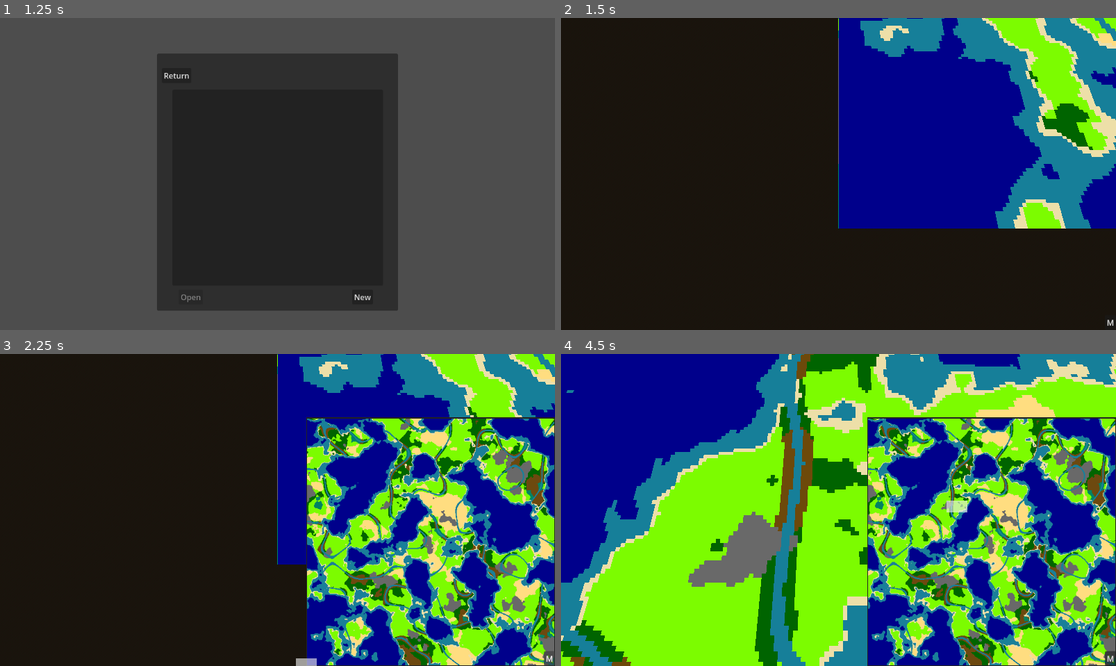
Above: before the commit, frames 1-4 (two rows, left to right).
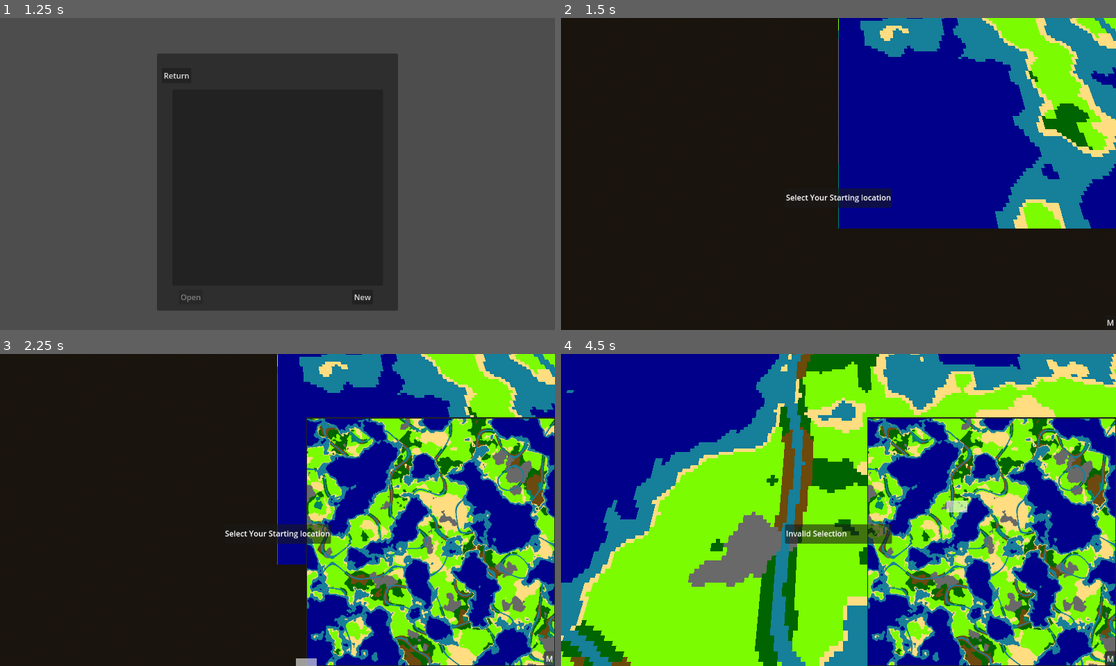
Above: after the commit, the same moments.

Repository: Bonono63/Grand-Strategy-Prototype-II
Game: Godot game, scene res://Menus/main_menu.tscn
Two runs of this game, one before a commit and one after it. Both use one fixed random seed, a clock stepped at 60 frames per second and the inputs below.
Inputs (mouse positions are in pixels of both pictures, inside the frame that each line leads up to):
- Up to frame 1 (1.25 s): click "Singleplayer" at 0.5 s
- Up to frame 2 (1.5 s): click "New" at 1.25 s
- Up to frame 3 (2.25 s): click "M" at 2 s
- Up to frame 4 (4.5 s): click "M" at 2.75 s; click "M" at 3.5 s; tap Enter at 4.25 s; drag from (993, 541) to (894, 441) at 4.27 s

Frame 1 is identical in both runs. In frame 2, 2.5% of the frame differs, in the area x 40-100%, y 0-68%; in frame 3, 2.6%; in frame 4, 5.5%, in the area x 0-100%, y 0-100%.

Commit message:
new file:   UI/starting_city_prompt.gd 	new file:   UI/starting_city_prompt.tscn 	modified:   World/Camera3D.gd 	new file:   World/Map.gd 	new file:   World/Queue.gd 	modified:   World/World.gd 	deleted:    World/map.gd 	new file:   World/tile.gd 	modified:   World/world.tscn 	modified:   project.godot

Diff:
--- /dev/null
+++ b/UI/starting_city_prompt.gd
@@ -0,0 +1,14 @@
+extends Panel
+
+var cooldown = 0
+const cooldown_reset = 300
+
+func invalid_selection():
+	$Label.text = "Invalid Selection"
+	cooldown = cooldown_reset
+
+func _process(_delta):
+	if cooldown != 0:
+		cooldown -= 1
+	if cooldown == 0:
+		$Label.text = "Select Your Starting location"
--- /dev/null
+++ b/UI/starting_city_prompt.tscn
@@ -0,0 +1,32 @@
+[gd_scene load_steps=2 format=3 uid="uid://dmv4aaekiasdh"]
+
+[ext_resource type="Script" path="res://UI/starting_city_prompt.gd" id="1_3fojj"]
+
+[node name="Panel" type="Panel"]
+anchors_preset = 8
+anchor_left = 0.5
+anchor_top = 0.5
+anchor_right = 0.5
+anchor_bottom = 0.5
+offset_left = -111.0
+offset_top = 30.0
+offset_right = 111.0
+offset_bottom = 70.0
+grow_horizontal = 2
+grow_vertical = 2
+script = ExtResource("1_3fojj")
+
+[node name="Label" type="Label" parent="."]
+layout_mode = 1
+anchors_preset = 8
+anchor_left = 0.5
+anchor_top = 0.5
+anchor_right = 0.5
+anchor_bottom = 0.5
+offset_left = -109.0
+offset_top = -13.0
+offset_right = 109.0
+offset_bottom = 13.0
+grow_horizontal = 2
+grow_vertical = 2
+text = "Select Your Starting location"
--- a/World/Camera3D.gd
+++ b/World/Camera3D.gd
@@ -9,7 +9,6 @@
 
 @export var zoom_speed = 0.09
 @export var mouse_sensitivity = 0.05
-@export var World : Node3D
 
 var zoom = default_zoom
 
@@ -98,8 +97,8 @@
 	position.y = clamp(position.y, min_zoom, max_zoom)
 
 	#position.x = clamp(position.x, 0,)
-	position.x = clamp(position.x, 0, World.map.length)
-	position.z = clamp(position.z, -World.map.width, 0)
+	position.x = clamp(position.x, 0, Map.length)
+	position.z = clamp(position.z, -Map.width, 0)
 
 	x = 0
 	y = 0
--- /dev/null
+++ b/World/Map.gd
@@ -0,0 +1,59 @@
+extends Node
+
+signal map_loaded
+signal tile_map_change
+
+var length
+var width
+
+enum terrain_types {
+	ocean,
+	shore,
+	shallow_water,
+	mountain,
+	plains,
+	forest,
+	swamp,
+	desert,
+	jungle,
+}
+
+enum building_types {
+	empty,
+	city_center,
+	castle,
+	moat,
+	farm,
+}
+
+var tile_map : Array
+
+#func _ready():
+#	Queue.connect("build", Callable(self, "add_building"))
+
+func set_terrain(arguments : Array):
+	var x = arguments[0]
+	var y = arguments[1]
+	var value = arguments[2]
+	if x <= length && y <= width:
+		tile_map[x][y].tile_type = value
+		emit_signal("tile_map_change")
+	else:
+		print("terrain arguments where out of range")
+
+func add_building(x : int, y : int, value : int):
+	if x <= length && y <= width:
+		tile_map[x][y].building.type = value
+		emit_signal("tile_map_change")
+	else:
+		print("building arguments where out of range")
+
+func add_territory(arguments : Array):
+	var x = arguments[0]
+	var y = arguments[1]
+	var country_value = arguments[2]
+	if x <= length && y <= width:
+		tile_map[x][y].controller = country_value
+		emit_signal("tile_map_change")
+	else:
+		print("territory arguments where out of range")
--- /dev/null
+++ b/World/Queue.gd
@@ -0,0 +1,32 @@
+class_name _queue
+extends Node
+
+var commands : Array
+
+signal build
+signal move
+
+enum types { construct_building, division_movement }
+
+func _process(_delta):
+	#print("test")
+	for c in commands:
+		#print(c.type)
+		match (c.type):
+			types.construct_building:
+				#print("construct building")
+				Map.add_building(c.arguments[0], c.arguments[1], c.arguments[2])
+		commands.erase(c)
+
+func add_command(type : int, arguments : Array):
+	var c = command.new()
+	c.type = type
+	c.arguments = arguments
+	commands.append(c)
+
+func clear_queue():
+	commands.clear()
+
+class command:
+	var type : int
+	var arguments : Array
--- a/World/World.gd
+++ b/World/World.gd
@@ -1,7 +1,6 @@
 extends Node3D
 
 var seed
-var map = _map.new()
 @onready var terrain_renderer = $Terrain
 @onready var minimap = $GUI/Minimap
 @onready var camera = $Camera
@@ -11,6 +10,8 @@
 var drag : Vector2
 var minimap_size : Vector2
 
+var queue = _queue.new()
+
 @export_range(0,1) var sea_level = .4
 @export_range(0,1) var coast_height = .475
 @export_range(0,1) var shore_height = .5
@@ -28,8 +29,12 @@
 
 var pause : bool
 
+signal finish_setup
+
 # initialize the world settings etc. (basically decide whether to load or generate a world)
 func init(_save : String):
+	Queue.clear_queue()
+	#Map.clear()
 	if _save.is_empty():
 		generate_world(Vector2(512,512),seed)
 	else:
@@ -87,7 +92,7 @@
 	print(unit[4], " unit's remaining strength")
 
 func _ready():
-	map.connect("map_loaded", Callable(self, "on_map_loaded"))
+	Map.connect("map_loaded", Callable(self, "on_map_loaded"))
 
 func on_minimap_toggle():
 	if minimap.visible:
@@ -104,6 +109,9 @@
 	update_terrain_map()
 	world_collision_setup()
 
+	#player selects starting city location
+	pick_starting_city()
+
 func on_generate_map_texture():
 	terrain_renderer.texture = terrain_texture
 
@@ -117,44 +125,43 @@
 	var image : Image
 	image = Image.load_from_file(open_path)
 
-	map.length = image.get_width()
-	map.width = image.get_height()
-
-	var terrain : Array
-	#var building : Array
-	#var territory : Array
-
-	utils.initate_2d_array(terrain, map.length, map.width)
-	#utils.initate_2d_array(building, map.length, map.width)
-	#utils.initate_2d_array(territory, map.length, map.width)
-
-	for x in map.length:
-		for y in map.width:
+	Map.length = image.get_width()
+	Map.width = image.get_height()
+
+	var tile_map : Array
+	utils.initate_2d_array(tile_map, Map.length, Map.width)
+
+	for x in Map.length:
+		for y in Map.width:
 			var color : Color = image.get_pixel(x,y)
-			terrain[x][y] = color.r8
-			#building[x][y] = color.g8
-			#territory[x][y] = color.b8
-
-	map.terrain = terrain
+			var _tile = tile.new()
+			_tile.terrain_type = color.r8
+			_tile.building.type = color.g8
+			_tile.controller = color.b8
+
+			tile_map[x][y] = _tile
+
+	Map.tile_map = tile_map
 
 	#PAIN
 	await ready
 
-	map.emit_signal("map_loaded")
+	Map.emit_signal("map_loaded")
 
 #save the current world
 func save(save_path : String) -> void:
 	var image : Image
-	image = Image.create(map.length, map.width, false, Image.FORMAT_RGBA8)
-
-	for x in map.length:
-		for y in map.width:
+	image = Image.create(Map.length, Map.width, false, Image.FORMAT_RGBA8)
+
+	for x in Map.length:
+		for y in Map.width:
 			var color : Color
-			color.r8 = map.terrain[x][y]
-
-			# TODO Save buildings and territory to the save file
-			#color.g8 = map.building[x][y]
-			#color.b8 = map.territory[x][y]
+			#tile type
+			color.r8 = Map.tile_map[x][y].terrain_type
+			#building type
+			color.g8 = Map.tile_map[x][y].building.type
+			#controller type
+			color.b8 = Map.tile_map[x][y].controller
 			image.set_pixel(x,y,color)
 
 	image.save_png("user://"+save_path+".png")
@@ -166,8 +173,8 @@
 #generate a world
 func generate_world(size : Vector2i , _seed : int):
 	print("generating world")
-	map.length = int(size.x)
-	map.width = int(size.y)
+	Map.length = int(size.x)
+	Map.width = int(size.y)
 	#print(map.length)
 	#print(map.width)
 
@@ -232,31 +239,31 @@
 			if river_image.get_pixel(x,y).r >= river_moisture_cutoff:
 				moisture_image.set_pixel(x,y, Color(moisture_image.get_pixel(x,y).r+river_moisture_addition, moisture_image.get_pixel(x,y).g+river_moisture_addition, moisture_image.get_pixel(x,y).b+river_moisture_addition))
 
-	var terrain : Array
-	utils.initate_2d_array(terrain, size.x, size.y)
+	var tile_map : Array
+	utils.initate_2d_array(tile_map, size.x, size.y)
 
 	for x in size.x:
 		for y in size.y:
-
+			var _tile = tile.new()
 			#ocean
 			if height_image.get_pixel(x,y).r <= sea_level:
-				terrain[x][y] = map.terrain_types.ocean
+				_tile.terrain_type = Map.terrain_types.ocean
 
 			#coast
 			else :if height_image.get_pixel(x,y).r <= coast_height:
-				terrain[x][y] = map.terrain_types.shallow_water
+				_tile.terrain_type = Map.terrain_types.shallow_water
 
 			#river gen
 			else :if river_image.get_pixel(x,y).r >= river_cutoff:
-				terrain[x][y] = map.terrain_types.shallow_water
+				_tile.terrain_type = Map.terrain_types.shallow_water
 
 			#shore
 			else: if height_image.get_pixel(x,y).r <= shore_height:
-				terrain[x][y] = map.terrain_types.shore
+				_tile.terrain_type = Map.terrain_types.shore
 
 			#moutains
 			else: if height_image.get_pixel(x,y).r >= mountain_height:
-				terrain[x][y] = map.terrain_types.mountain
+				_tile.terrain_type = Map.terrain_types.mountain
 
 			else:
 				var moist
@@ -278,49 +285,52 @@
 					moisture.DRY:
 						match temp:
 							temperature.HOT:
-								terrain[x][y] = map.terrain_types.desert # desert
+								_tile.terrain_type = Map.terrain_types.desert # desert
 							temperature.WARM:
-								terrain[x][y] = map.terrain_types.plains # plains
+								_tile.terrain_type = Map.terrain_types.plains # plains
 					moisture.MOIST:
 						match temp:
 							temperature.HOT:
-								terrain[x][y] = map.terrain_types.plains # plains
+								_tile.terrain_type = Map.terrain_types.plains # plains
 							temperature.WARM:
-								terrain[x][y] = map.terrain_types.forest # forest
+								_tile.terrain_type = Map.terrain_types.forest # forest
 					moisture.WET:
 						match temp:
 							temperature.HOT:
-								terrain[x][y] = map.terrain_types.jungle # jungle
+								_tile.terrain_type = Map.terrain_types.jungle # jungle
 							temperature.WARM:
-								terrain[x][y] = map.terrain_types.swamp # swamp
-
-	map.terrain = terrain
-
-	map.emit_signal("map_loaded")
+								_tile.terrain_type = Map.terrain_types.swamp # swamp
+			tile_map[x][y] = _tile
+
+	Map.tile_map = tile_map
+
+	Map.emit_signal("map_loaded")
 
 func generate_terrain_map() -> void:
-	var image : Image = Image.create(map.length, map.width, false, Image.FORMAT_RGBA8)
-
-	for x in map.length:
-		for y in map.width:
-			match (map.terrain[x][y]):
-				map.terrain_types.ocean:
+	var image : Image = Image.create(Map.length, Map.width, false, Image.FORMAT_RGBA8)
+
+	var sand_color = Color(1, 0.870588, 0.501961, 1)
+
+	for x in Map.length:
+		for y in Map.width:
+			match (Map.tile_map[x][y].terrain_type):
+				Map.terrain_types.ocean:
 					image.set_pixel(x,y,Color.DARK_BLUE) # ocean
-				map.terrain_types.shallow_water:
+				Map.terrain_types.shallow_water:
 					image.set_pixel(x,y,Color(0.1, 0.5, 0.6, 1)) # coast
-				map.terrain_types.shore:
-					image.set_pixel(x,y,Color("eddfa8")) # shore
-				map.terrain_types.mountain:
+				Map.terrain_types.shore:
+					image.set_pixel(x,y,sand_color) # shore
+				Map.terrain_types.mountain:
 					image.set_pixel(x,y,Color.DIM_GRAY) # mountain
-				map.terrain_types.plains:
+				Map.terrain_types.plains:
 					image.set_pixel(x,y,Color.LAWN_GREEN) # plains
-				map.terrain_types.forest:
+				Map.terrain_types.forest:
 					image.set_pixel(x,y,Color.DARK_GREEN) # forest
-				map.terrain_types.swamp:
+				Map.terrain_types.swamp:
 					image.set_pixel(x,y,Color("6d490f")) # swamp
-				map.terrain_types.desert:
-					image.set_pixel(x,y,Color(1, 0.870588, 0.501961, 1)) # desert
-				map.terrain_types.jungle:
+				Map.terrain_types.desert:
+					image.set_pixel(x,y,sand_color) # desert
+				Map.terrain_types.jungle:
 					image.set_pixel(x,y,Color("008264")) # jungle
 				_:
 					image.set_pixel(x,y,Color.TRANSPARENT)
@@ -334,7 +344,7 @@
 	terrain_renderer.texture = terrain_texture
 
 func update_minimap() -> void:
-	minimap_size = Vector2(map.length+4, map.width+4)
+	minimap_size = Vector2(Map.length+4, Map.width+4)
 	minimap.set_size(minimap_size, false)
 	var screen_size : Vector2 = get_viewport().size
 	minimap.position = Vector2(screen_size.x-minimap_size.x, screen_size.y-minimap_size.y)
@@ -350,12 +360,12 @@
 	var aspect_ratio : Vector2 = Vector2(get_viewport().size.x, get_viewport().size.y).normalized()
 
 	camera_outline_size = Vector2(camera.position.y*aspect_ratio.x,camera.position.y*aspect_ratio.y)
-	camera_position = Vector2((camera.position.x)-camera_outline_size.x/2,camera.position.z+map.width-camera_outline_size.y/2)
+	camera_position = Vector2((camera.position.x)-camera_outline_size.x/2,camera.position.z+Map.width-camera_outline_size.y/2)
 	$GUI/Minimap/camera_outline.size = camera_outline_size
 	$GUI/Minimap/camera_outline.position = camera_position
 
 	if (minimap_drag):
-		var minimap_x = map.length-(get_viewport().size.x-drag.x)
+		var minimap_x = Map.length-(get_viewport().size.x-drag.x)
 		camera.position = Vector3(minimap_x, camera.position.y, drag.y-get_viewport().size.y)
 
 func minimap_input_event(_a, event, _c):
@@ -368,11 +378,11 @@
 
 func world_collision_setup():
 	#print("length: ", map.length, " width: ", map.width)
-	var collision_shape : Vector3 = Vector3(map.length, 0, map.width)
+	var collision_shape : Vector3 = Vector3(Map.length, 0, Map.width)
 	$"World Collision/CollisionShape3D".shape.size = collision_shape
 
-	$"World Collision/CollisionShape3D".position.x = map.length/2
-	$"World Collision/CollisionShape3D".position.y = map.width/2
+	$"World Collision/CollisionShape3D".position.x = Map.length/2
+	$"World Collision/CollisionShape3D".position.y = Map.width/2
 
 func world_input_event(_a, event, _position, _d, _e):
 	if event is InputEventMouseButton:
@@ -397,7 +407,27 @@
 	coords.text = str("Coordinates: ", x+1, ", ", abs(y))
 	var info_position : Vector2 = Vector2(0, info.position.x+coords.size.y)
 	info.position = info_position
-	if (map.terrain[x][y] <= map.terrain_types.size()):
-		info.text = str("Terrain: ", map.terrain_types.keys()[map.terrain[x][y]])
-	else:
-		info.text = str("Terrain: none")
+
+	info.text = str("Terrain: ", Map.terrain_types.keys()[Map.tile_map[x][y].terrain_type], "\nBuilding: ", Map.building_types.keys()[Map.tile_map[x][y].building.type], "\nController: ", Map.tile_map[x][y].controller)
+
+func pick_starting_city():
+	var starting_city_prompt = preload("res://UI/starting_city_prompt.tscn").instantiate()
+	$GUI.add_child(starting_city_prompt)
+	var selected : bool = false
+	while (!selected):
+		var a = await $"World Collision".input_event
+
+		var event = a[1]
+		var _position : Vector2i = Vector2i(a[2].x, a[2].z-1)
+
+		if event != InputEventMouseButton:
+			if event.is_action_pressed("left_click"):
+				#print(a)
+				if Map.tile_map[_position.x][_position.y].terrain_type != Map.terrain_types.ocean and Map.tile_map[_position.x][_position.y].terrain_type != Map.terrain_types.shallow_water and Map.tile_map[_position.x][_position.y].terrain_type != Map.terrain_types.swamp:
+					print(Map.terrain_types.keys()[Map.tile_map[_position.x][_position.y].terrain_type])
+					Queue.add_command(Queue.types.construct_building, [_position.x, _position.y, Map.building_types.city_center])
+				#print("starting position: ", a[2])
+					selected = true
+					$GUI.remove_child(starting_city_prompt)
+				else:
+					starting_city_prompt.invalid_selection()
--- a/World/map.gd
+++ /dev/null
@@ -1,33 +0,0 @@
-class_name _map
-extends Node
-
-signal map_loaded
-
-const MAX_VALUE = 256
-var length
-var width
-
-enum terrain_types {
-	ocean,
-	shore,
-	shallow_water,
-	mountain,
-	plains,
-	forest,
-	swamp,
-	desert,
-	jungle,
-}
-
-enum building_types {
-	empty,
-	town,
-	castle,
-	moat,
-	farm,
-}
-
-var terrain : Array
-var building : Array
-# represents the control of each country
-var territory : Array
--- /dev/null
+++ b/World/tile.gd
@@ -0,0 +1,10 @@
+class_name tile
+extends Node
+
+var terrain_type : int
+var building : Building = Building.new()
+var controller : int
+
+class Building:
+	var type : int
+	var data : Array
--- a/World/world.tscn
+++ b/World/world.tscn
@@ -51,9 +51,8 @@
 [node name="DirectionalLight3D" type="DirectionalLight3D" parent="."]
 transform = Transform3D(-0.409326, 0.631342, -0.65868, -0.850898, -0.00360818, 0.525318, 0.329279, 0.775496, 0.538685, 0, 94.8562, 0)
 
-[node name="Camera" parent="." node_paths=PackedStringArray("World") instance=ExtResource("2_rj17n")]
+[node name="Camera" parent="." instance=ExtResource("2_rj17n")]
 transform = Transform3D(1, 0, 0, 0, 0.258819, 0.965926, 0, -0.965926, 0.258819, 0, 0, 0)
-World = NodePath("..")
 
 [node name="GUI" type="CanvasLayer" parent="."]
 
--- a/project.godot
+++ b/project.godot
@@ -14,6 +14,11 @@
 run/main_scene="res://Menus/main_menu.tscn"
 config/features=PackedStringArray("4.0", "Forward Plus")
 config/icon="res://UI/icon.svg"
+
+[autoload]
+
+Queue="*res://World/Queue.gd"
+Map="*res://World/Map.gd"
 
 [display]
 
